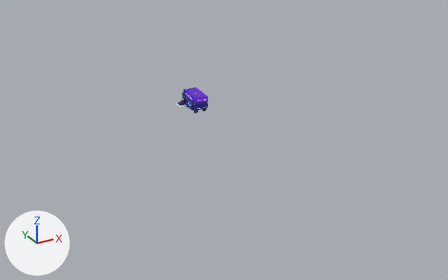
What one commit did to the glTF model models/iceMachine.glb.
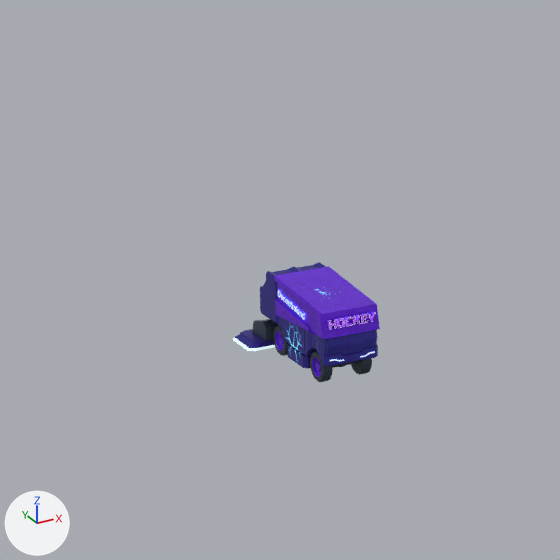
Old and new are each drawn whole from a camera (50 mm lens) standing at (-40.3, -78.6, 37.1) and looking at (1.3, -2.8, -0.8) and again close up on the part from 28% to 55% of the width and 11% to 54% of the height. The lights are fixed; the arrows at lower left show +X, +Y and +Z. Vertices at the same position are counted once.
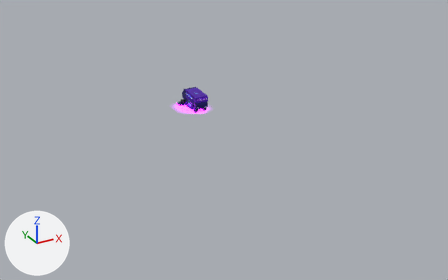
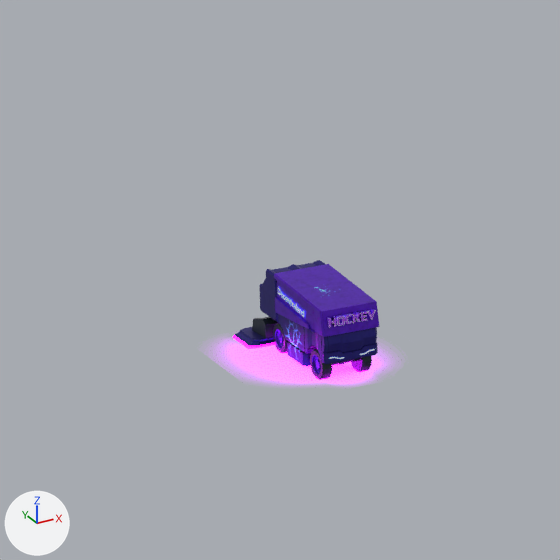
The change, as a diff of the scene's bpy script:
```diff
--- a/models/iceMachine.glb.py
+++ b/models/iceMachine.glb.py
@@ mat_defaultmaterial_002 @@
 n0 = _N.new('ShaderNodeBsdfPrincipled'); n0.name = 'Principled BSDF'
 n0.inputs[2].default_value = 0.38  # 'Roughness'
-n0.inputs[28].default_value = 0.7  # 'Emission Strength'
+n0.inputs[28].default_value = 0.3  # 'Emission Strength'
 n1 = _N.new('ShaderNodeOutputMaterial'); n1.name = 'Material Output'
@@ mat_material @@
+mat_material = bpy.data.materials.new('Material')
+# colours: purple #d100ff, red #ff0005
+# uses the picture img_plat2o
@@ me_curve_059 @@
 # used by ob_curve_001; location = (-0.18, 3.79, 3.61); rotation_euler = (0.0, 0.0, -3.142), in degrees (0, 0, -180); scale = (7.39, 7.39, 7.39)
-me_curve_059.from_pydata(...)  # 2042 vertices, 3371 faces; spans x -0.25..0.225, y -0.489..0.316, z -0.188..0.206
+me_curve_059.from_pydata(...)  # 2053 vertices, 3374 faces; spans x -23.565..22.546, y -26.754..19.936, z -0.002..2.908
+# me_curve_059 part 1: the loose piece of 126 vertices spanning x 0.024..0.062, y 0.29..0.315, z 0.101..0.142 is turned -180 degrees about the z axis through its middle and scaled by 7.39, then moved by (-0.54, -2.628, 2.164)
+# me_curve_059 part 2: the loose piece of 61 vertices spanning x -0.132..-0.057, y 0.29..0.315, z 0.101..0.142 is turned -180 degrees about the z axis through its middle and scaled by 7.39, then moved by (0.617, -2.628, 2.164)
+# me_curve_059 part 3: the loose piece of 36 vertices spanning x 0.068..0.104, y 0.29..0.315, z 0.101..0.142 is turned -180 degrees about the z axis through its middle and scaled by 7.39, then moved by (-0.9, -2.628, 2.164)
+# me_curve_059 part 4: the loose piece of 72 vertices spanning x -0.013..0.02, y 0.29..0.315, z 0.101..0.142 is turned -180 degrees about the z axis through its middle and scaled by 7.39, then moved by (-0.203, -2.628, 2.164)
+# me_curve_059 part 5: the loose piece of 39 vertices spanning x -0.054..-0.018, y 0.29..0.315, z 0.101..0.142 is turned -180 degrees about the z axis through its middle and scaled by 7.39, then moved by (0.125, -2.628, 2.164)
+# me_curve_059 part 6: the loose piece of 400 vertices spanning x -0.138..0.112, y 0.121..0.263, z -0.188..-0.046 is turned -180 degrees about the z axis through its middle and scaled by 7.39, then moved by (-0.071, -1.705, 0.639)
+# me_curve_059 part 7: the loose piece of 400 vertices spanning x -0.138..0.112, y -0.267..-0.125, z -0.188..-0.046 is turned -180 degrees about the z axis through its middle and scaled by 7.39, then moved by (-0.071, 1.551, 0.639)
+# me_curve_059 part 8: the loose piece of 68 vertices spanning x -0.156..0.131, y -0.196..0.316, z 0.017..0.206 is turned -180 degrees about the z axis through its middle and scaled by 7.39, then moved by (-0.071, -0.595, 2.099)
+# me_curve_059 part 9: the loose piece of 230 vertices spanning x -0.153..0.128, y -0.385..0.312, z -0.09..0.2 is turned -180 degrees about the z axis through its middle and scaled by 7.39, then moved by (-0.071, 0.216, 1.74)
+# me_curve_059 part 10: the loose piece of 52 vertices spanning x -0.166..0.141, y -0.466..-0.281, z -0.165..-0.02 is turned -180 degrees about the z axis through its middle and scaled by 7.39, then moved by (-0.071, 3.043, 0.8)
+# me_curve_059 part 11: the loose piece of 32 vertices spanning x -0.25..0.225, y -0.489..-0.289, z -0.183..-0.148 is scaled about its middle by 7.39, then moved by (-0.071, 3.17, 0.333)
+# me_curve_059 part 12: the loose piece of 24 vertices spanning x -0.146..-0.011, y -0.107..0.089, z -0.161..-0.099 is scaled about its middle by 7.39, then moved by (-0.491, -0.014, 0.558)
+# me_curve_059 part 13: 12 loose pieces with 197 vertices, spanning x -0.151..0.128, y -0.144..0.089, z -0.161..0.155, are deleted
+# me_curve_059 part 14: 206 vertices added at x -23.565..22.216, y -2.992..19.936, z 0.081..2.532
 me_curve_059.materials.append(mat_defaultmaterial_002)
+me_curve_059.materials.append(mat_material)
@@ ob_curve_001 @@
 ob_curve_001 = bpy.data.objects.new('Curve.001', me_curve_059)
-ob_curve_001.location = (-0.18, 3.79, 3.61)
-ob_curve_001.rotation_euler = (0.0, 0.0, -3.142)  # degrees (0, 0, -180)
-ob_curve_001.scale = (7.39, 7.39, 7.39)
+ob_curve_001.location = (0.0, 3.9, 2.31)
```

Pixel boxes [x1, y1, x2, y2] of what changed, in the close-ups (560 x 560 px; the box of a moved part takes in the faces that stretch with it):
'Curve.001', surface changed, reshaped, moved, turned, rescaled (blue to purple)
    before: [233, 262, 380, 382]
    after: [233, 260, 380, 380]
part 1 of me_curve_059, moved or reshaped
    before: [336, 317, 345, 328]
    after: [336, 315, 345, 326]
part 2 of me_curve_059, moved or reshaped
    before: [359, 311, 376, 324]
    after: [359, 309, 376, 321]
part 3 of me_curve_059, moved or reshaped
    before: [327, 319, 336, 330]
    after: [327, 316, 336, 327]
part 4 of me_curve_059, moved or reshaped
    before: [344, 315, 353, 326]
    after: [344, 313, 352, 324]
part 5 of me_curve_059, moved or reshaped
    before: [351, 314, 361, 325]
    after: [351, 312, 360, 323]
part 6 of me_curve_059, moved or reshaped
    before: [310, 351, 372, 382]
    after: [310, 349, 372, 380]
part 7 of me_curve_059, moved or reshaped
    before: [273, 326, 289, 356]
    after: [273, 323, 288, 353]
part 8 of me_curve_059, moved or reshaped
    before: [274, 266, 380, 339]
    after: [274, 264, 380, 337]
part 9 of me_curve_059, moved or reshaped
    before: [260, 262, 378, 366]
    after: [260, 260, 378, 364]
part 10 of me_curve_059, moved or reshaped
    before: [252, 319, 279, 341]
    after: [252, 317, 278, 338]
part 11 of me_curve_059, moved or reshaped
    before: [233, 329, 275, 351]
    after: [233, 327, 275, 349]
part 12 of me_curve_059, moved or reshaped (not visible before)
    after: [287, 341, 311, 366]
part 13 of me_curve_059, deleted
    before: [283, 297, 311, 369]
part 14 of me_curve_059, added
    after: [283, 294, 357, 374]
